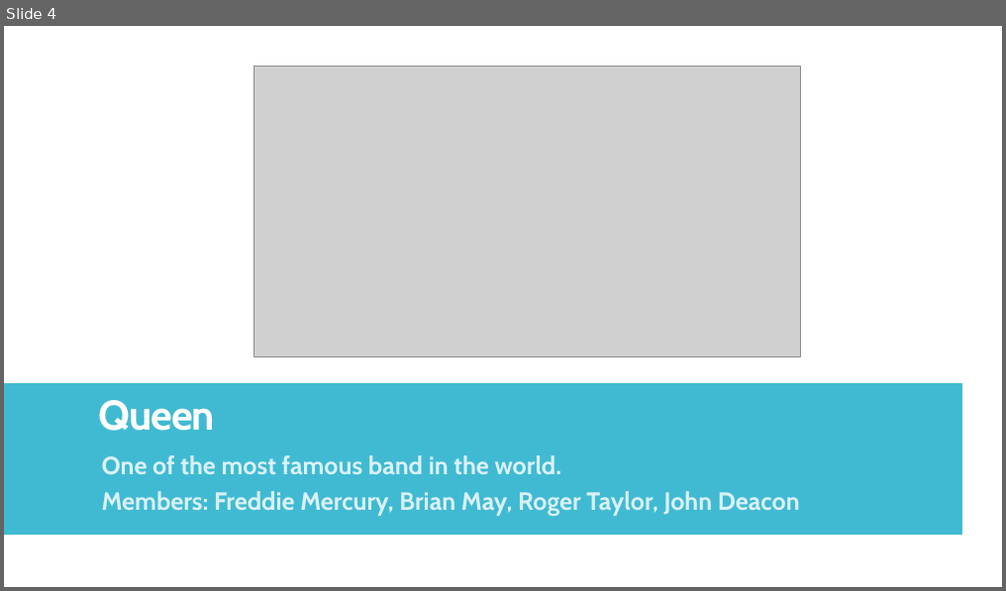
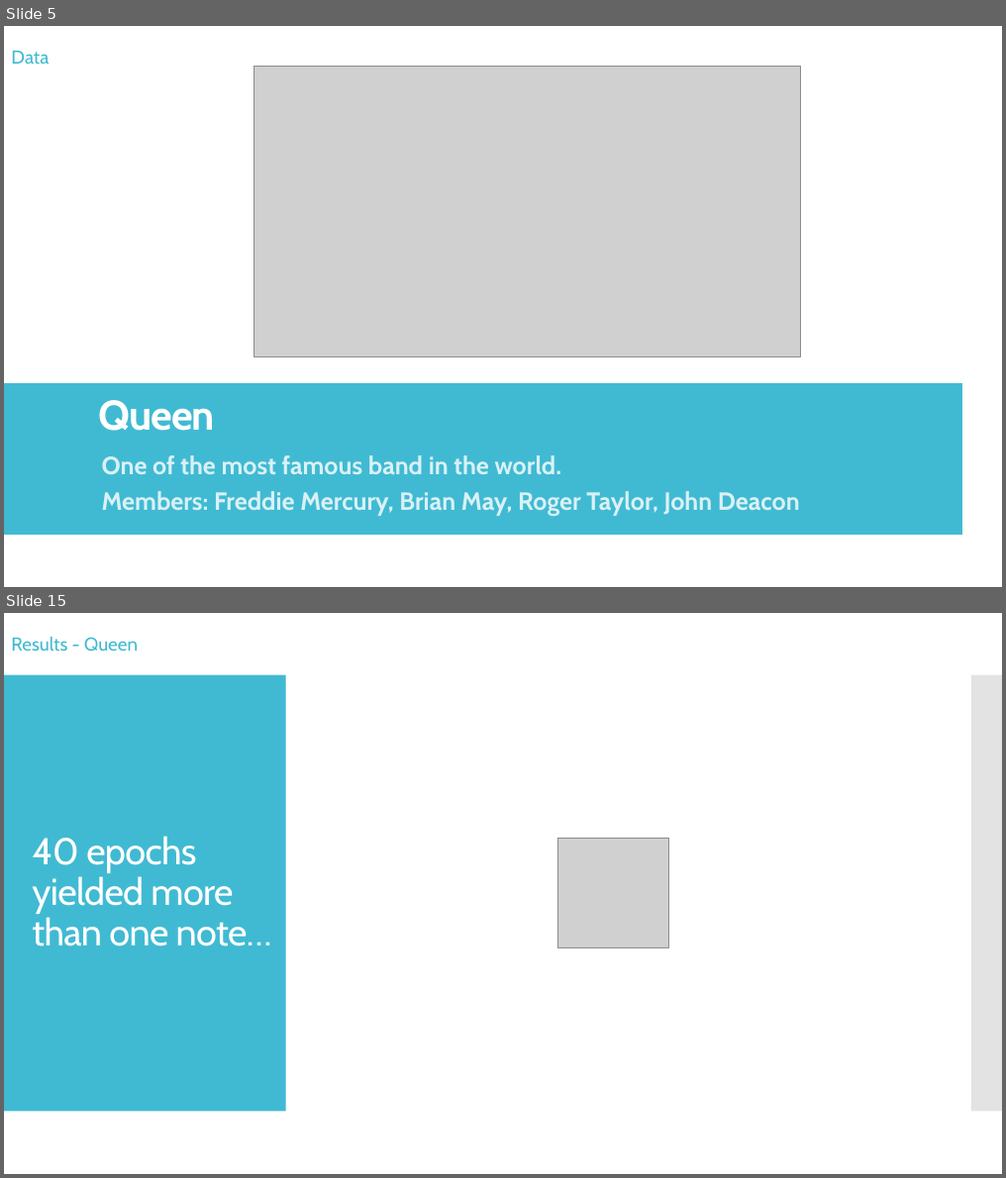
Before and after one commit to mawuliadjei/neuralnetmusicprediction, a slide deck: Generating music with LSTM.pptx. Shown one above the other, each under a label of ours: slide 4 before the commit, slides 5 and 15 after it; the slides between them are not shown. The pictures are 1006x591 and 1006x1178 pixels, drawn with LibreOffice and Linux fonts; fonts in the diff are those of the drawing; grey boxes stand for pictures. Boxes give left, top, right and bottom in pixels: in the first picture for what was removed or moved away, otherwise in the second. Text is boxed around its words. In the diff, an @@ line names an element or a change of style, - is before the commit and + after.

```diff
--- a/Generating music with LSTM.pptx
+++ b/Generating music with LSTM.pptx
@@ slide 15 added at box(4, 613, 1002, 1174), background #FFFFFF @@
@@ text added at box(11, 637, 138, 651), 18 pt, text #40BAD2 @@
+Results - Queen
@@ rectangle added at box(4, 675, 286, 1112), fill #40BAD2 @@
@@ rectangle added at box(971, 675, 1002, 1112), fill #C8C8C8 at 50% opacity @@
@@ title added at box(32, 836, 272, 947), 36 pt, text #FFFFFF @@
+40 epochs yielded more than one note…
@@ picture added at box(558, 838, 668, 949) @@
@@ what was slide 4 is now slide 5 @@
@@ slide 5 changed as well @@
@@ text added at box(11, 50, 49, 64), 18 pt, text #40BAD2 @@
+Data
```
Also in this commit, not shown: 4 other slides changed, 20 other slides added, 8 slides removed.
